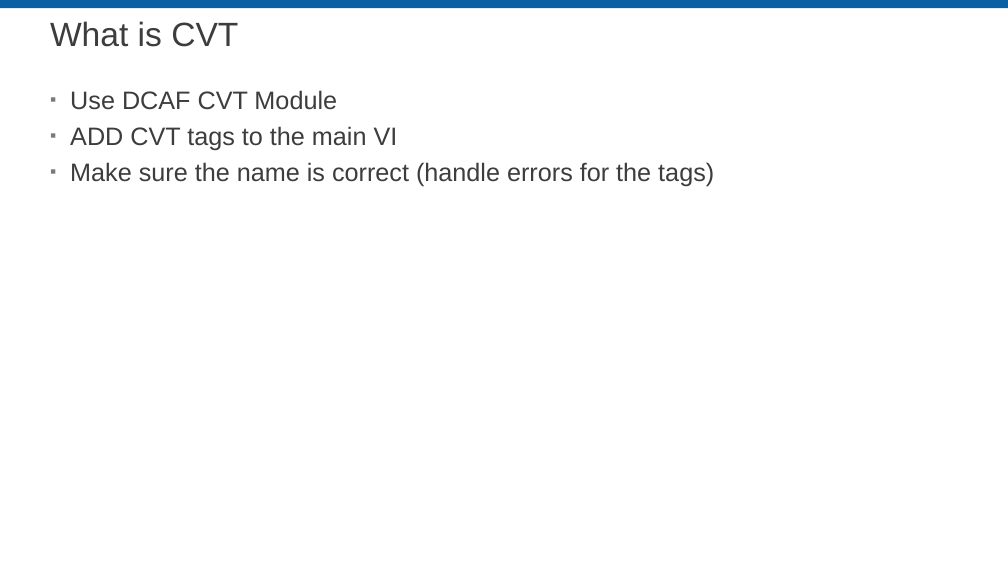
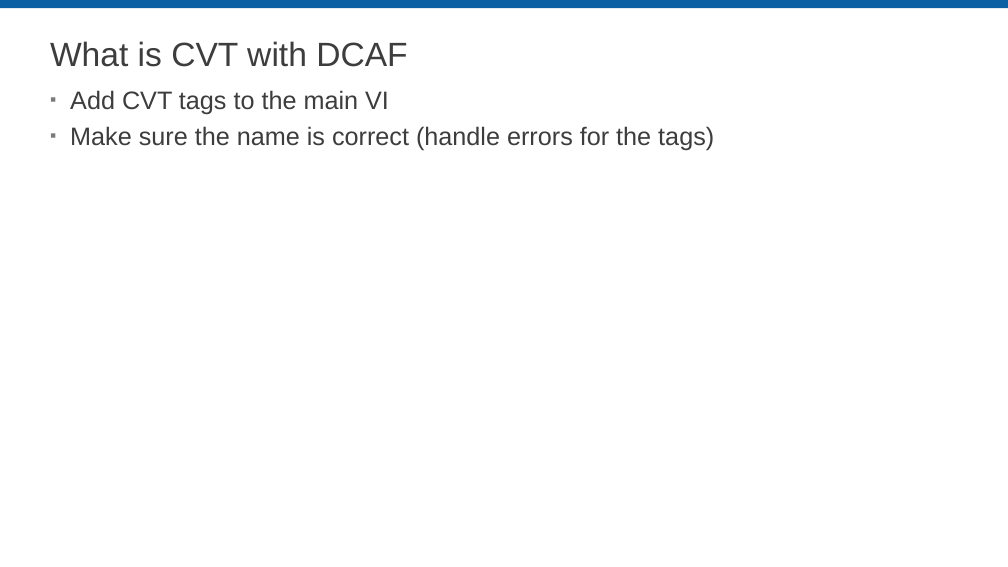
Before and after one commit to LabVIEW-DCAF/Documentation, a slide deck: slide 26 of Trunk/Getting Started Material/DCAF Training/8 Debugging DCAF.pptx (slide 21 before the commit). Drawn at 1008x567 pixels with LibreOffice and Linux fonts; fonts in the diff are those of the drawing; background and template pictures are left out. Boxes give left, top, right and bottom in pixels: in the first picture for what was removed or moved away, otherwise in the second. Text is boxed around its words. In the diff, an @@ line names an element or a change of style, - is before the commit and + after.

```diff
--- a/Trunk/Getting Started Material/DCAF Training/8 Debugging DCAF.pptx
+++ b/Trunk/Getting Started Material/DCAF Training/8 Debugging DCAF.pptx
@@ title at <box>50,41,407,67</box>: text changed @@
-What is CVT
+What is CVT with DCAF
@@ text at <box>70,90,389,115</box>: text changed @@
-▪ Use DCAF CVT Module
-▪ ADD CVT tags to the main VI
+▪ Add CVT tags to the main VI
```
Also in this commit, not shown: 5 other slides changed, 14 slides added, 5 slides removed.
